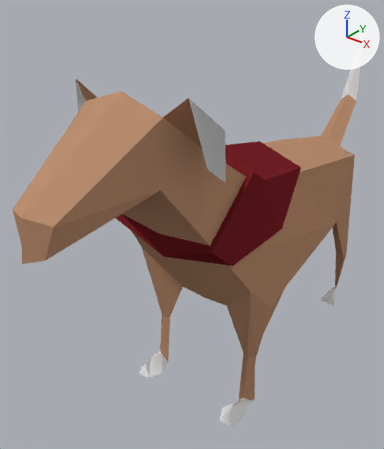
The Blender file VILE/Assets/Models/Rupert.blend, before and after one commit.
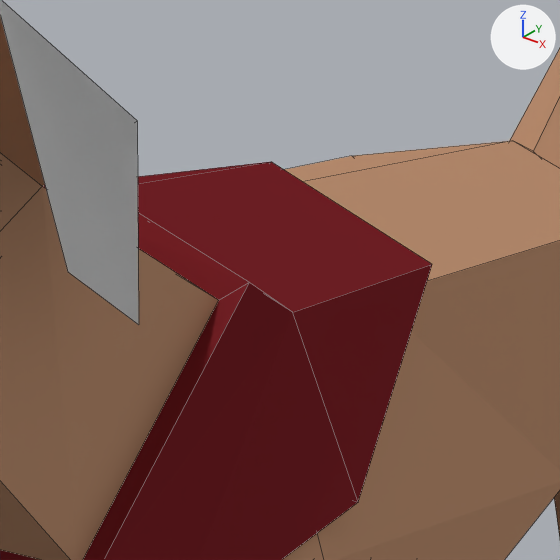
There are two pictures of each version: one whole from a 50 mm camera at (2.75, -4.76, 4.09) aimed at (-0.4, -0.83, 1.64), one close up on the part from 49% to 87% of the width and 22% to 54% of the height. Arrows for +X, +Y and +Z are at upper right; the lights stay in place. The close-ups show mesh edges as thin lines.

The scene before the commit, as lines of its bpy script (objects in view):
```python
me_cube = bpy.data.meshes.new('Cube')
me_cube.from_pydata(...)  # 148 vertices, 142 faces; spans x -0.75..0.75, y -0.02..3.44, z -2.16..3.1
# faces by material slot: [80, 38, 24]
me_cube.materials.append(mat_fur_brown)  # brown #bc8f71
me_cube.materials.append(mat_fur_white)  # white #e7e7e7
me_cube.materials.append(mat_bandanna_red)  # dark red #752227
ob_cube = bpy.data.objects.new('Cube', me_cube)
ob_cube.location = (0.0, 0.0, 0.0)
ob_cube.rotation_euler = (1.571, 0.0, 0.0)  # degrees (90, 0, 0)
```
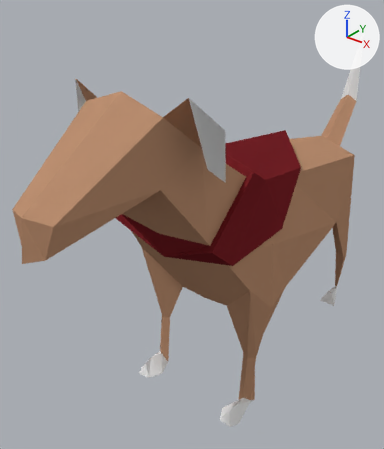
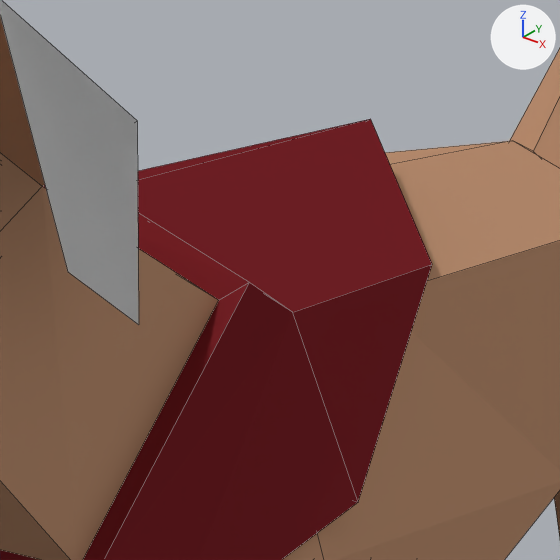
Changed parts and their boxes [x1, y1, x2, y2] in the close-ups (560 x 560 px; the box of a moved part takes in the faces that stretch with it):
part 1 of me_cube, moved or reshaped: before [138, 162, 431, 312]; after [138, 119, 432, 312]

What changed in the scene script:
```text
Change me_cube:
    where me_cube.from_pydata(...)  # 148 vertices, 142 faces; spans x -0.75..0.75, y -0.02..3.44, z -2.16..3.1
    used by ob_cube; location = (0.0, 0.0, 0.0); rotation_euler = (1.571, 0.0, 0.0), in degrees (90, 0, 0)
    me_cube part 1
    me_cube.vertices[127].co: (0.0, 2.48, 0.21) -> (0.0, 2.48, -0.31)  # pixel (271, 161) -> pixel (370, 118)
```
